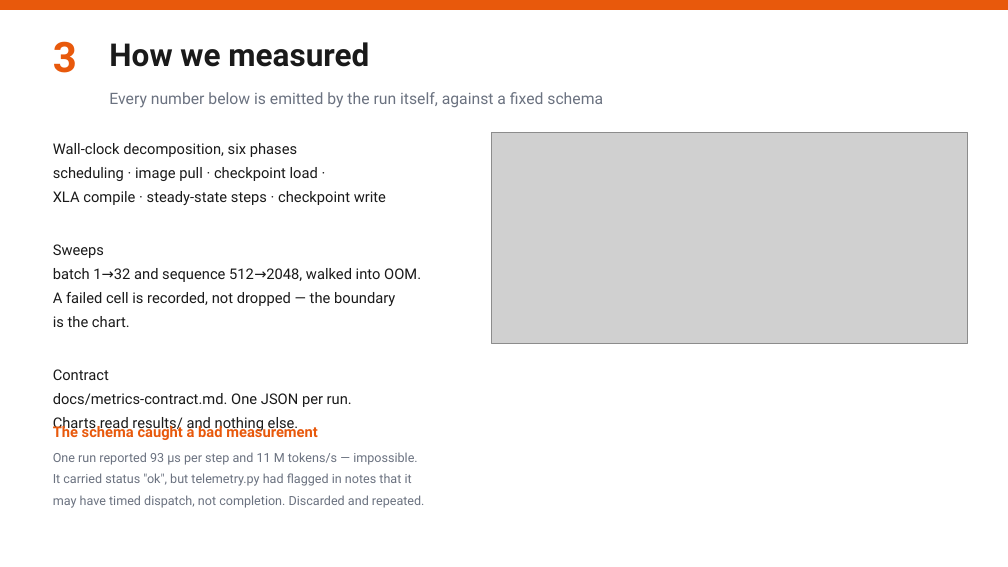
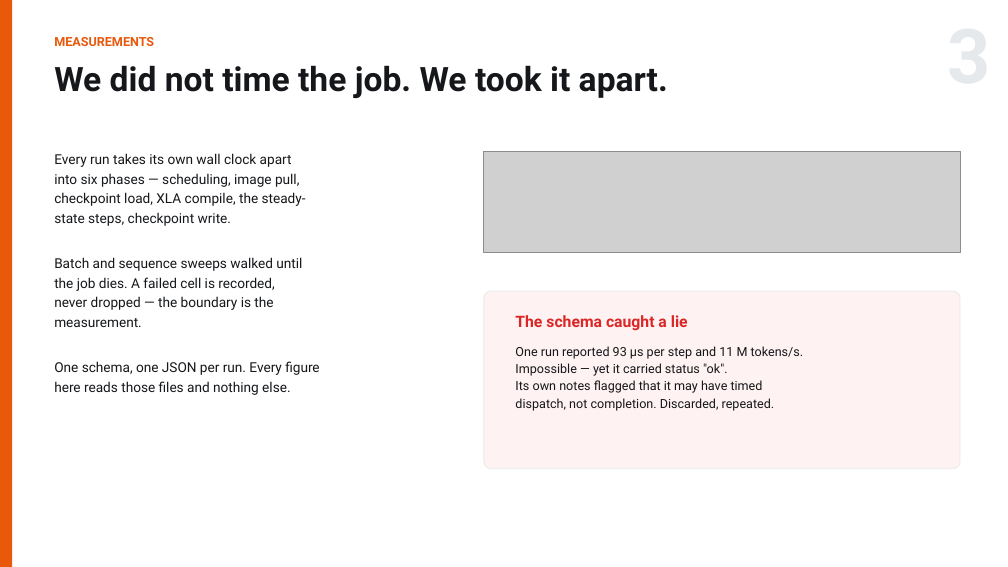
Before and after one commit to RN0L/qwen3-icd10-scaling, a slide deck: slide 3 of slides/ME344_Final_Arnold_Hambuch.pptx. Drawn at 1008x567 pixels with LibreOffice and Linux fonts; fonts in the diff are those of the drawing; grey boxes stand for pictures. Boxes give left, top, right and bottom in pixels: in the first picture for what was removed or moved away, otherwise in the second. Text is boxed around its words. In the diff, an @@ line names an element or a change of style, - is before the commit and + after.

```diff
--- a/slides/ME344_Final_Arnold_Hambuch.pptx
+++ b/slides/ME344_Final_Arnold_Hambuch.pptx
@@ rectangle: place and size @@
-rectangle at (0, 0, 1008, 10)
+rectangle at (0, 0, 12, 567)
@@ text removed at (53, 41, 77, 73) @@
-3
@@ text at (54, 37, 154, 46): text changed; size 30 to 12 pt; text colour #1A1A1A to #E8590C @@
-How we measured
+MEASUREMENTS
@@ text at (54, 65, 668, 98): text changed; size 15 to 32 pt; text colour #6B7280 to #15171A; bold on @@
-Every number below is emitted by the run itself, against a fixed schema
+We did not time the job. We took it apart.
@@ text at (54, 153, 319, 395): text changed; size 14 to 13 pt; text colour #1A1A1A to #15171A @@
-Wall-clock decomposition, six phases
-scheduling · image pull · checkpoint load ·
-XLA compile · steady-state steps · checkpoint write
-Sweeps
-batch 1→32 and sequence 512→2048, walked into OOM.
-A failed cell is recorded, not dropped — the boundary
-is the chart.
-Contract
-docs/metrics-contract.md. One JSON per run.
-Charts read results/ and nothing else.
+Every run takes its own wall clock apart
+into six phases — scheduling, image pull,
+checkpoint load, XLA compile, the steady-
+state steps, checkpoint write.
+Batch and sequence sweeps walked until
+the job dies. A failed cell is recorded,
+never dropped — the boundary is the
+measurement.
+One schema, one JSON per run. Every figure
+here reads those files and nothing else.
@@ picture: place and size @@
-picture at (492, 132, 968, 343)
+picture at (484, 151, 960, 253)
@@ rounded rectangle added at (484, 291, 960, 469), fill #FEF2F2, outline #E6E9EC 0.75 pt @@
@@ text at (515, 315, 688, 331): text changed; size 14 to 15 pt; text colour #E8590C to #DC2626 @@
-The schema caught a bad measurement
+The schema caught a lie
@@ text at (515, 346, 804, 411): text changed; text colour #6B7280 to #15171A @@
-One run reported 93 µs per step and 11 M tokens/s — impossible.
-It carried status "ok", but telemetry.py had flagged in notes that it
-may have timed dispatch, not completion. Discarded and repeated.
+One run reported 93 µs per step and 11 M tokens/s.
+Impossible — yet it carried status "ok".
+Its own notes flagged that it may have timed
+dispatch, not completion. Discarded, repeated.
```
Also in this commit, not shown: 3 other slides changed, 1 slide added, 1 slide removed, 6 other files.
